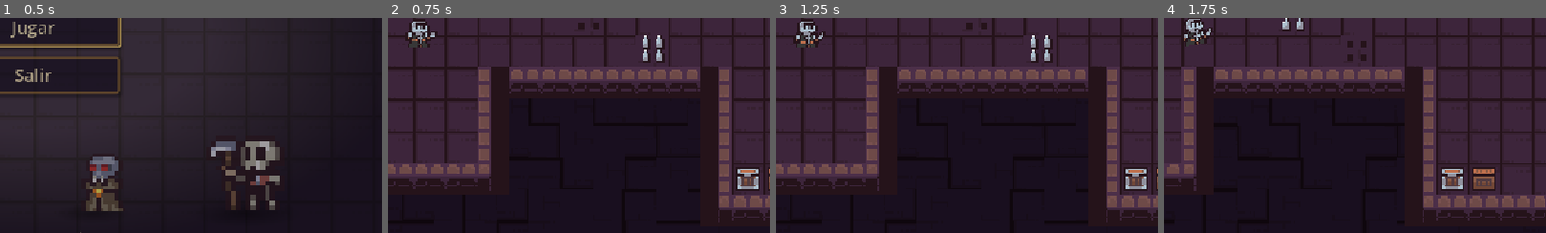
Above: before the commit, frames 1-4 (left to right).
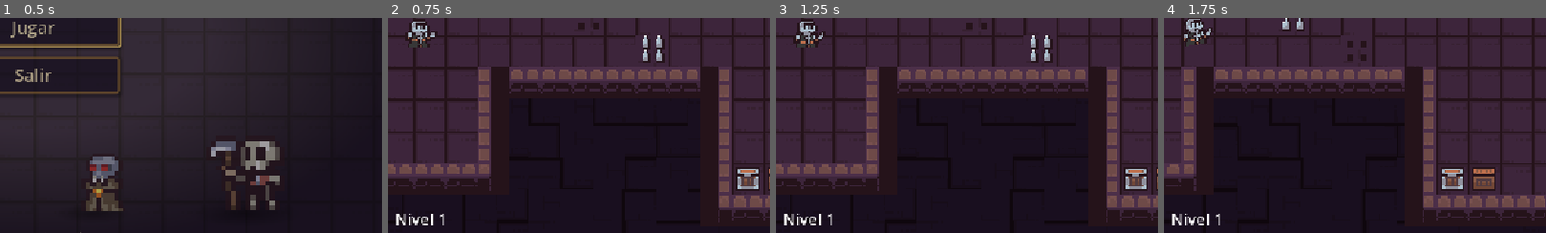
Above: after the commit, the same moments.

Repository: Thegreenmarshadow/dungeon-escape
Game: Godot game, scene res://scenes/MainMenu.tscn
The game is run twice, just before and just after one commit, with the same random seed, the same clock (stepped at 60 frames per second) and the same inputs.
Inputs (mouse positions are % of the whole screen's width and height, from its top left):
- Up to frame 1 (0.5 s): no input
- Up to frame 2 (0.75 s): click "Jugar" at 0.5 s
- Up to frame 3 (1.25 s): no input
- Up to frame 4 (1.75 s): tap Enter at 1.25 s; move the mouse to (72, 45) at 1.27 s; hold Right (move_right) from 1.28 s (still down); tap Space (attack) at 1.35 s; click (72, 45) at 1.42 s
The pictures show only the part of the screen within x 46-96%, y 46-96%; the shares and areas given below are measured in that part.

Frame 1 is identical in both runs. In frame 2, 0.3% of the frame differs, in the area x 2-15%, y 91-97%; in frame 3, 0.3%; in frame 4, 0.3%.

Commit message:
feat(level): build generated levels from level 2 onward
Game stores a per-run seed (new random one in new_game). Level keeps the
handmade map for level 1 and, from level 2, replaces its content with a
map generated from (run seed, level) before enemies are counted. Camera
limits fit the generated bounds and the HUD shows the level number.

Diff:
--- a/scripts/game.gd
+++ b/scripts/game.gd
@@ -20,6 +20,9 @@
 ## Enemigos eliminados en toda la partida.
 var enemies_killed: int = 0
 var score: int = 0
+## Semilla de la partida. Junto con el número de nivel determina el mapa que
+## se genera del nivel 2 en adelante, así un nivel se puede reproducir.
+var run_seed: int = 0
 
 
 ## Reinicia todo el estado para empezar una partida desde el nivel 1.
@@ -28,6 +31,7 @@
 	lives = STARTING_LIVES
 	enemies_killed = 0
 	score = 0
+	run_seed = randi()
 
 
 func register_kill() -> void:
@@ -47,7 +51,9 @@
 	start_level()
 
 
-## Carga el nivel actual. Por ahora todos los niveles usan el mismo mapa.
+## Carga el nivel actual. Siempre es la escena Level: el nivel 1 usa el mapa
+## hecho a mano y del 2 en adelante Level genera el mapa con current_level y
+## run_seed.
 func start_level() -> void:
 	_change_scene(LEVEL_SCENE)
 
--- a/scripts/level.gd
+++ b/scripts/level.gd
@@ -3,6 +3,9 @@
 ## interfaz y maneja el fin del nivel (superado o derrota).
 
 const LEVEL_MUSIC := preload("res://assets/music/dungeon_ambient_jaggedstone.ogg")
+## Celdas de margen alrededor del mapa generado que la cámara puede mostrar,
+## para no ver el borde exacto de las paredes.
+const GENERATED_CAMERA_MARGIN := 3
 
 @onready var dungeon: TileMapLayer = $Dungeon
 @onready var player: CharacterBody2D = $Player
@@ -15,7 +18,14 @@
 
 func _ready() -> void:
 	Music.play_track(LEVEL_MUSIC)
-	_fit_camera_to_map()
+
+	# El nivel 1 es el mapa hecho a mano de esta escena; del 2 en adelante se
+	# reemplaza por uno generado. Debe ocurrir antes de contar a los enemigos.
+	var camera_margin := 0
+	if Game.current_level >= LevelGenerator.FIRST_GENERATED_LEVEL:
+		_build_generated_level()
+		camera_margin = GENERATED_CAMERA_MARGIN
+	_fit_camera_to_map(camera_margin)
 
 	# Las vidas vienen del estado global, así se conservan entre niveles.
 	# Se asignan acá porque el jugador ya ejecutó su _ready: Godot inicializa
@@ -38,6 +48,15 @@
 	player.died.connect(_on_player_died)
 	exit_door.player_escaped.connect(_on_player_escaped)
 	exit_door.locked_touched.connect(hud.show_message.bind("Necesitas la llave"))
+	hud.show_message("Nivel %d" % Game.current_level)
+
+
+## Genera el mapa de Game.current_level (determinista con Game.run_seed) y lo
+## dibuja en esta escena.
+func _build_generated_level() -> void:
+	var layout := LevelGenerator.generate(Game.current_level, Game.run_seed)
+	LevelBuilder.new().build(self, layout)
+	print("Mapa generado, %s (semilla de partida %d)" % [layout.summary(), Game.run_seed])
 
 
 func _on_lives_changed(lives: int) -> void:
@@ -74,9 +93,9 @@
 
 ## Limita la cámara del jugador al área ocupada por el mapa, para que no muestre
 ## el vacío fuera de los bordes. Se calcula desde los tiles, así se adapta
-## automáticamente si el mapa cambia de tamaño.
-func _fit_camera_to_map() -> void:
-	var used := dungeon.get_used_rect()
+## automáticamente si el mapa cambia de tamaño. margin_tiles agranda esa área.
+func _fit_camera_to_map(margin_tiles: int = 0) -> void:
+	var used := dungeon.get_used_rect().grow(margin_tiles)
 	var tile_size := dungeon.tile_set.tile_size
 	var camera: Camera2D = player.get_node("Camera2D")
 	camera.limit_left = used.position.x * tile_size.x
